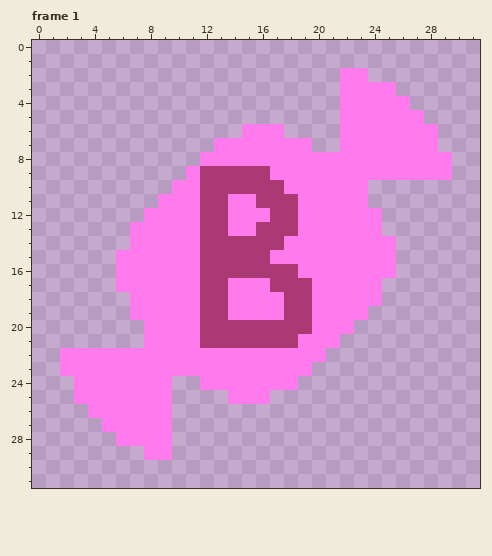
File history of a pixel-art file, assets/sprites/bubble_gums.aseprite. Above, as it was before the edit.
32x32 pixels, 3 frames. Shown: frame 1.
The result:
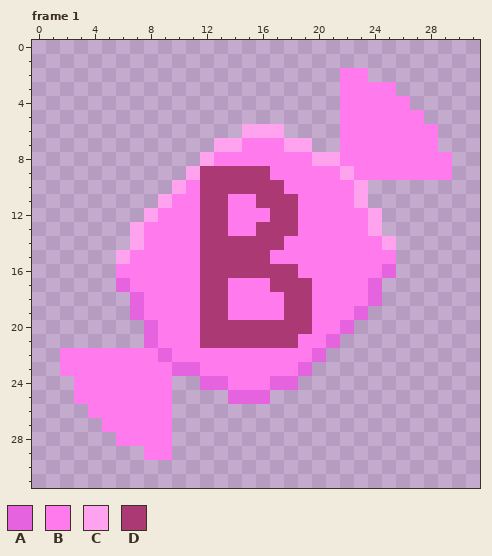
Palette (. is transparent): A #e663df  B #ff7aed  C #ffa3ee  D #ab3a74
Diff:
Frame 1, layer "Layer 1":
y 6: x 15..17 BBB -> CCC
y 7: x 13..14 BB -> CC; x 18..19 BB -> CC
y 8: x 12 B -> C; x 20..21 BB -> CC
y 9: x 11 B -> C; x 22 B -> C
y 10: x 10 B -> C; x 23 B -> C
y 11: x 9 B -> C; x 23 B -> C
y 12: x 8 B -> C; x 24 B -> C
y 13: x 7 B -> C; x 24 B -> C
y 14: x 7 B -> C; x 25 B -> C
y 15: x 6 B -> C
y 16: x 25 B -> A
y 17: x 6 B -> A; x 24 B -> A
y 18: x 7 B -> A; x 24 B -> A
y 19: x 7 B -> A; x 23 B -> A
y 20: x 8 B -> A; x 22 B -> A
y 21: x 8 B -> A; x 21 B -> A
y 22: x 9 B -> A; x 20 B -> A
y 23: x 10..11 BB -> AA; x 19 B -> A
y 24: x 12..13 BB -> AA; x 17..18 BB -> AA
y 25: x 14..16 BBB -> AAA
Where, in picture pixels (left, top, right, bottom), the same in both pictures:
changed: (116, 124, 396, 404)
